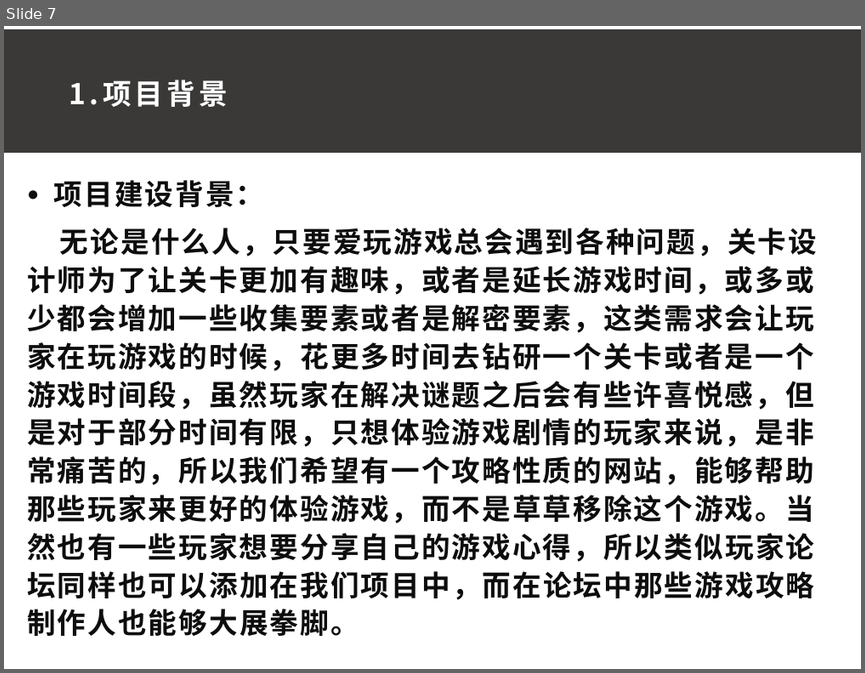
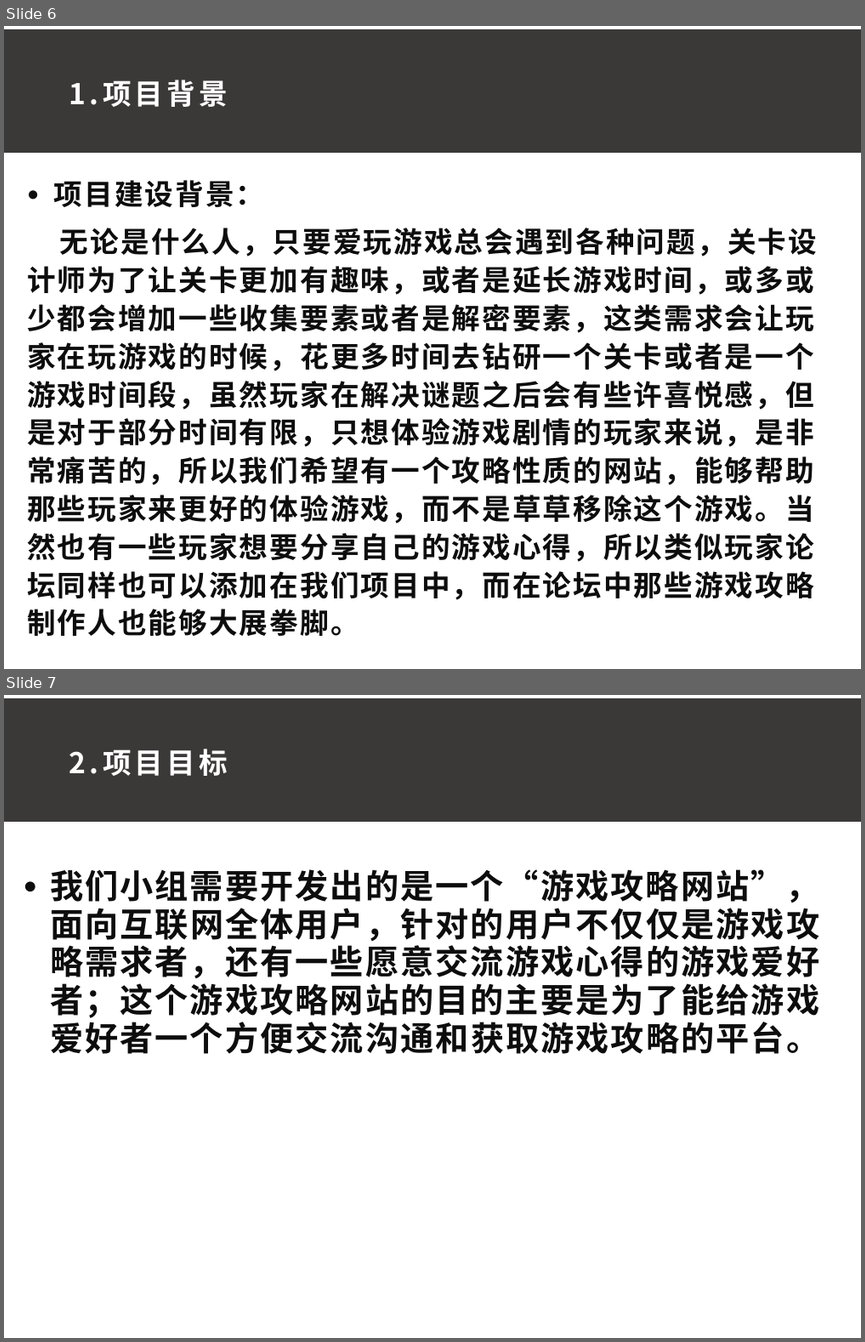
Before and after one commit to ConstanTWT/SE2020-G01, a slide deck: 项目计划书/G01小组项目计划PPT0.1.pptx. Shown one above the other, each under a label of ours: slide 7 before the commit, slides 6 and 7 after it. The pictures are 865x673 and 865x1342 pixels, drawn with LibreOffice and Linux fonts; fonts in the diff are those of the drawing. Boxes give left, top, right and bottom in pixels: in the first picture for what was removed or moved away, otherwise in the second. Text is boxed around its words. In the diff, an @@ line names an element or a change of style, - is before the commit and + after.

```diff
--- a/项目计划书/G01小组项目计划PPT0.1.pptx
+++ b/项目计划书/G01小组项目计划PPT0.1.pptx
@@ slide 7 added at box(4, 695, 861, 1338), background #FFFFFF @@
@@ rectangle added at box(4, 698, 861, 822), fill #3B3838 @@
@@ text added at box(69, 749, 228, 776), 24 pt, text #FFFFFF, bold @@
+2.项目目标
@@ text added at box(50, 869, 819, 1054), 28 pt, text #0D0D0D, bold @@
+● 我们小组需要开发出的是一个“游戏攻略网站”，面向互联网全体用户，针对的用户不仅仅是游戏攻略需求者，还有一些愿意交流游戏心得的游戏爱好者；这个游戏攻略网站的目的主要是为了能给游戏爱好者一个方便交流沟通和获取游戏攻略的平台。
@@ what was slide 7 is now slide 6 @@
```
Also in this commit, not shown: 6 slides changed, 3 other slides added, 5 slides removed, 3 other files.
